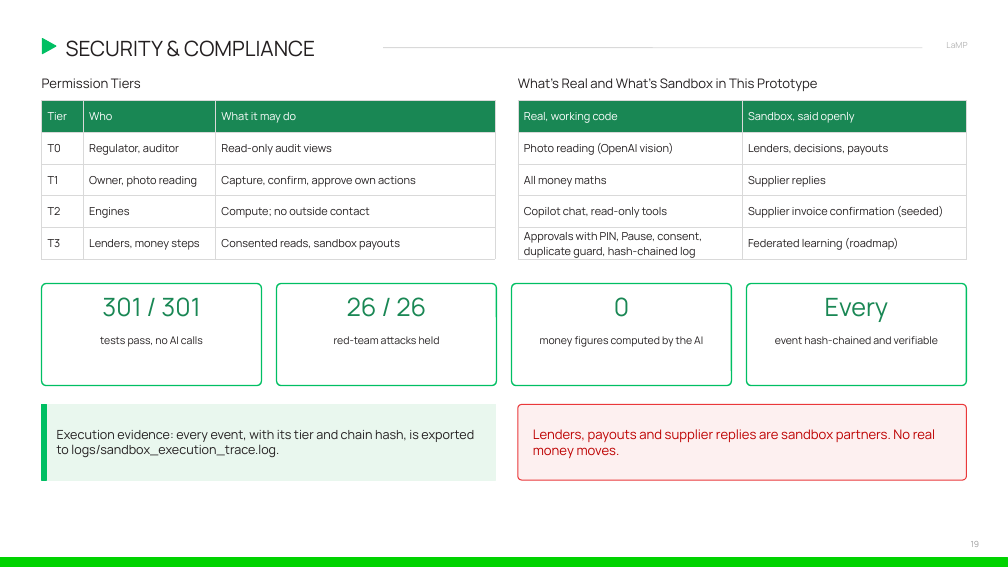
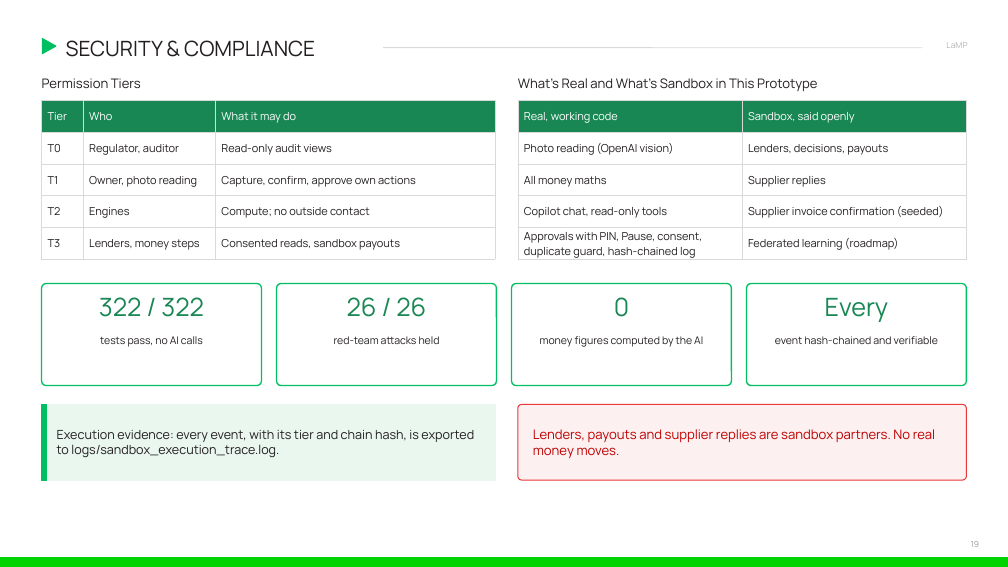
Before and after one commit to ishmam259/lamp-copilot, a slide deck: slide 19 of deck/LaMP-Copilot.pptx. Drawn at 1008x567 pixels with LibreOffice and Linux fonts; fonts in the diff are those of the drawing. Boxes give left, top, right and bottom in pixels: in the first picture for what was removed or moved away, otherwise in the second. Text is boxed around its words. In the diff, an @@ line names an element or a change of style, - is before the commit and + after.

```diff
--- a/deck/LaMP-Copilot.pptx
+++ b/deck/LaMP-Copilot.pptx
@@ text at (99, 297, 204, 317): text changed @@
-301 / 301
+322 / 322
```
Also in this commit, not shown: 1 other slide changed, 10 other files.
